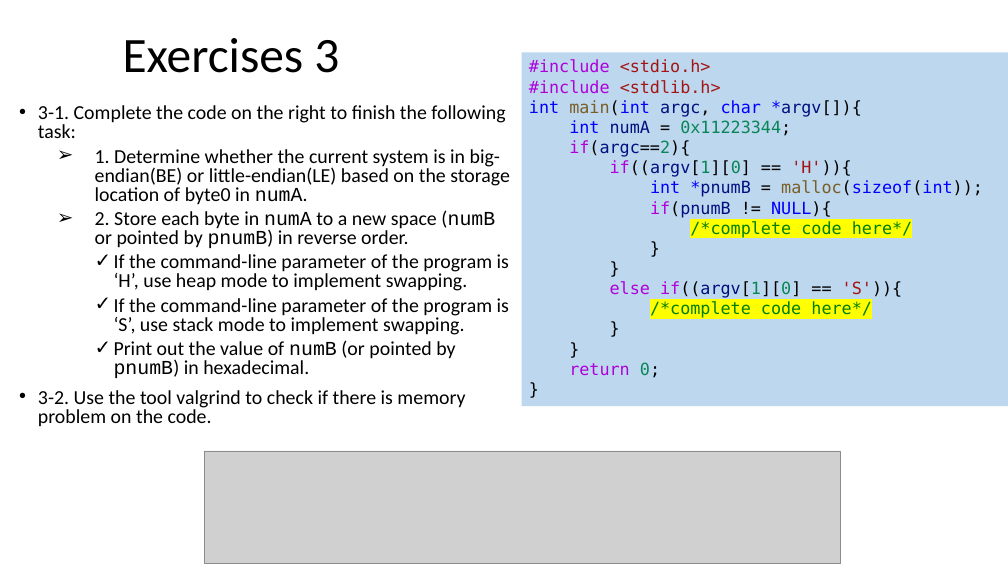
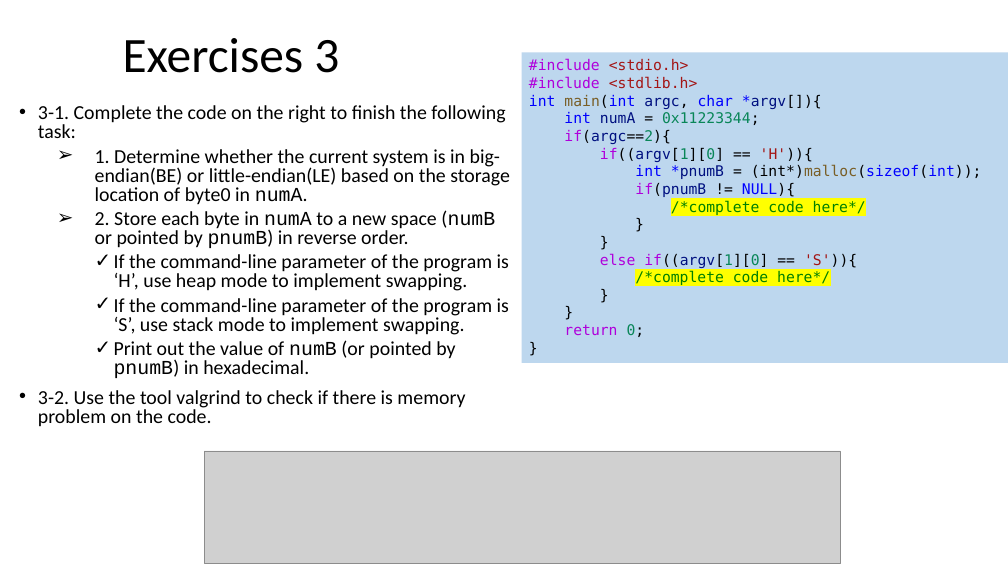
Before and after one commit to ShiqiYu/CPP, a slide deck: slide 18 of week05/Lab05.pptx. Drawn at 1008x567 pixels with LibreOffice and Linux fonts; fonts in the diff are those of the drawing; grey boxes stand for pictures; background and template pictures are left out. Boxes give left, top, right and bottom in pixels: in the first picture for what was removed or moved away, otherwise in the second. Text is boxed around its words. In the diff, an @@ line names an element or a change of style, - is before the commit and + after.

```diff
--- a/week05/Lab05.pptx
+++ b/week05/Lab05.pptx
@@ rectangle "#include <stdio.h>": place and size @@
-rectangle "#include <stdio.h>" at <box>522,52,1008,406</box>
+rectangle "#include <stdio.h>" at <box>522,52,1008,363</box>
@@ text in rectangle at <box>529,58,866,337</box>: size 16 to 14 pt in "#include <stdio.h>", "#include <stdlib.h>", "int main(int argc, char *argv[]){", "int numA = 0x11223344;" and 12 more places @@
@@ text in rectangle at <box>635,164,982,179</box>: text changed; size 16 to 14 pt @@
-int *pnumB = malloc(sizeof(int));
+int *pnumB = (int*)malloc(sizeof(int));
```
Also in this commit, not shown: 1 other file.
